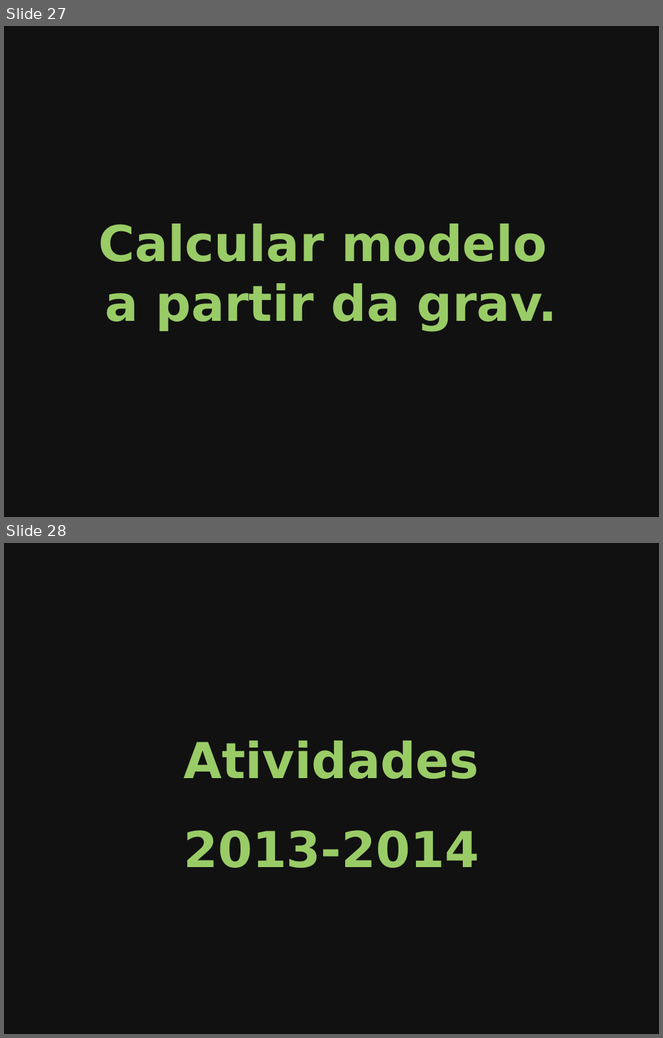
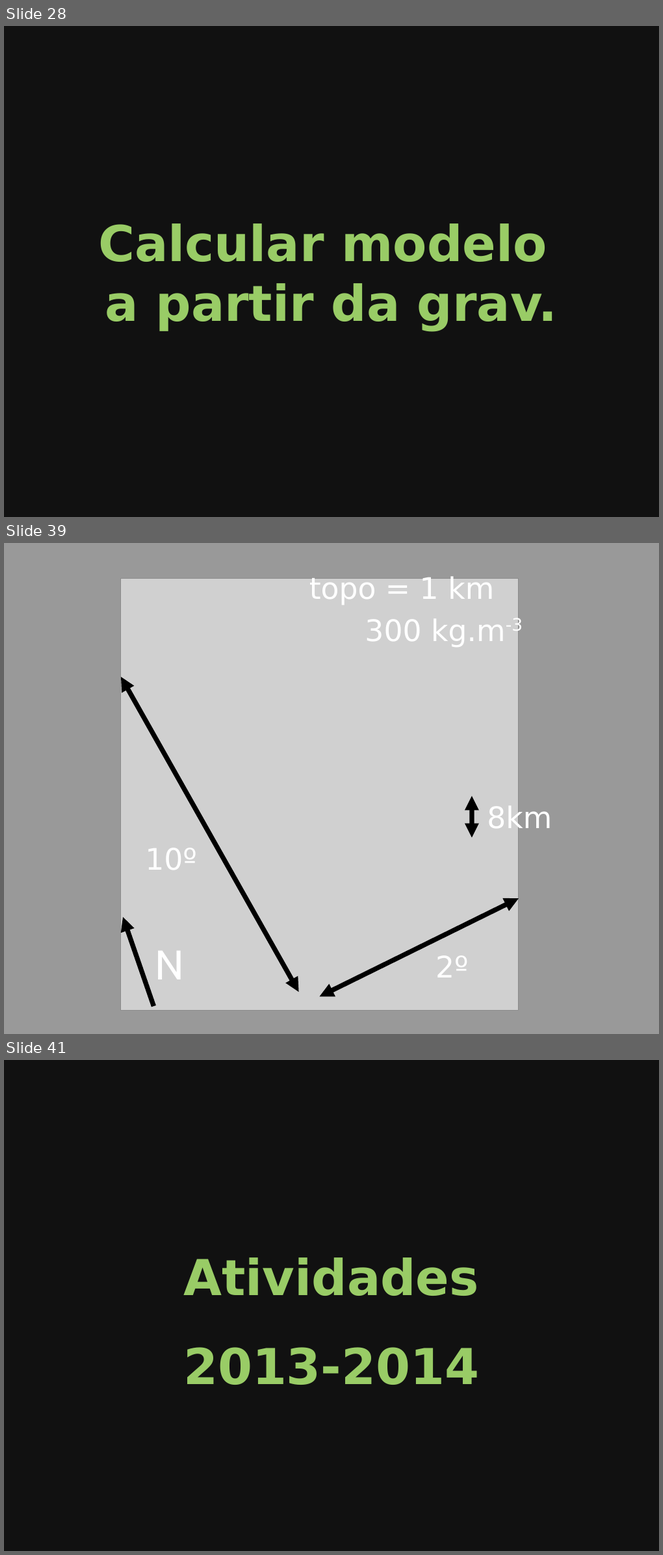
Before and after one commit to leouieda/seminario-on-2014, a slide deck: slides.odp. Shown one above the other, each under a label of ours: slides 27 and 28 before the commit, slides 28, 39 and 41 after it; the slides between them are not shown. The pictures are 663x1038 and 663x1555 pixels, drawn with LibreOffice and Linux fonts; fonts in the diff are those of the drawing; grey boxes stand for pictures. Boxes give left, top, right and bottom in pixels: in the first picture for what was removed or moved away, otherwise in the second. Text is boxed around its words. In the diff, an @@ line names an element or a change of style, - is before the commit and + after.

```diff
--- a/slides.odp
+++ b/slides.odp
@@ slide 39 added at bbox=[4, 543, 659, 1034], background #999999 @@
@@ picture added at bbox=[121, 579, 519, 1011] @@
@@ text added at bbox=[310, 575, 494, 605], 36 pt, text #FFFFFF @@
+topo = 1 km
@@ text added at bbox=[365, 617, 523, 647], 36 pt, text #FFFFFF @@
+300 kg.m-3
@@ double arrow added from (299, 993) to (121, 677), #000000 5.75 pt @@
@@ double arrow added from (472, 838) to (472, 797), #000000 5.75 pt @@
@@ text added at bbox=[487, 804, 552, 835], 36 pt, text #FFFFFF @@
+8km
@@ text added at bbox=[145, 848, 197, 870], 36 pt, text #FFFFFF @@
+10º
@@ double arrow added from (320, 997) to (519, 899), #000000 5.75 pt @@
@@ arrow added from (154, 1006) to (123, 917), #000000 5.75 pt @@
@@ text added at bbox=[155, 951, 185, 980], 50 pt, text #FFFFFF @@
+N
@@ text added at bbox=[436, 956, 469, 978], 36 pt, text #FFFFFF @@
+2º
@@ what was slide 27 is now slide 28 @@
@@ what was slide 28 is now slide 41 @@
```
Also in this commit, not shown: 1 slide changed, 12 other slides added, 13 other files.
